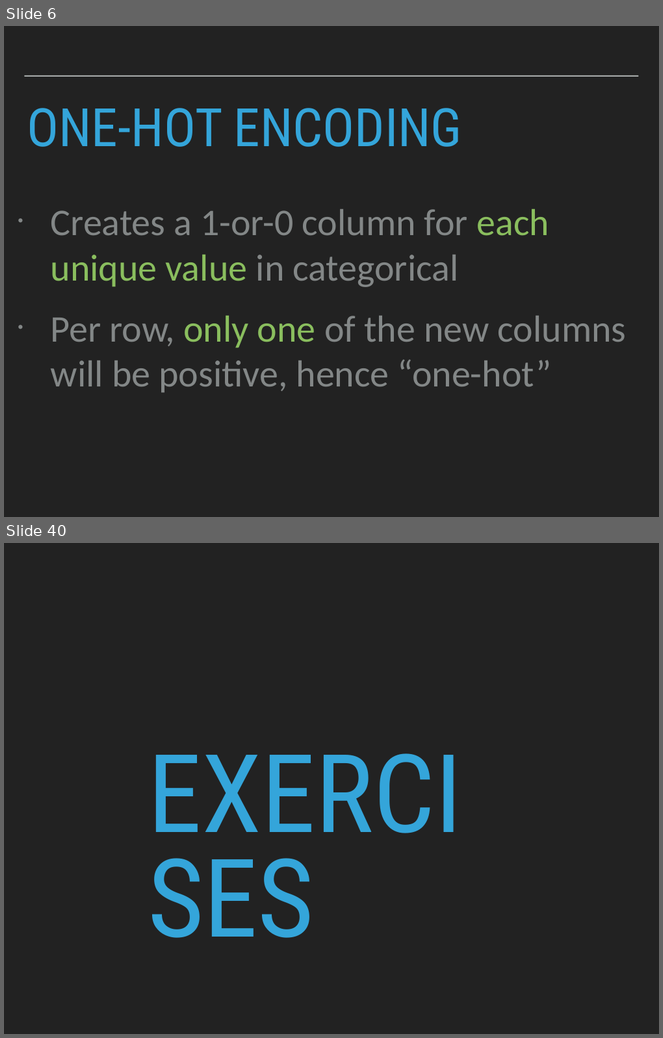
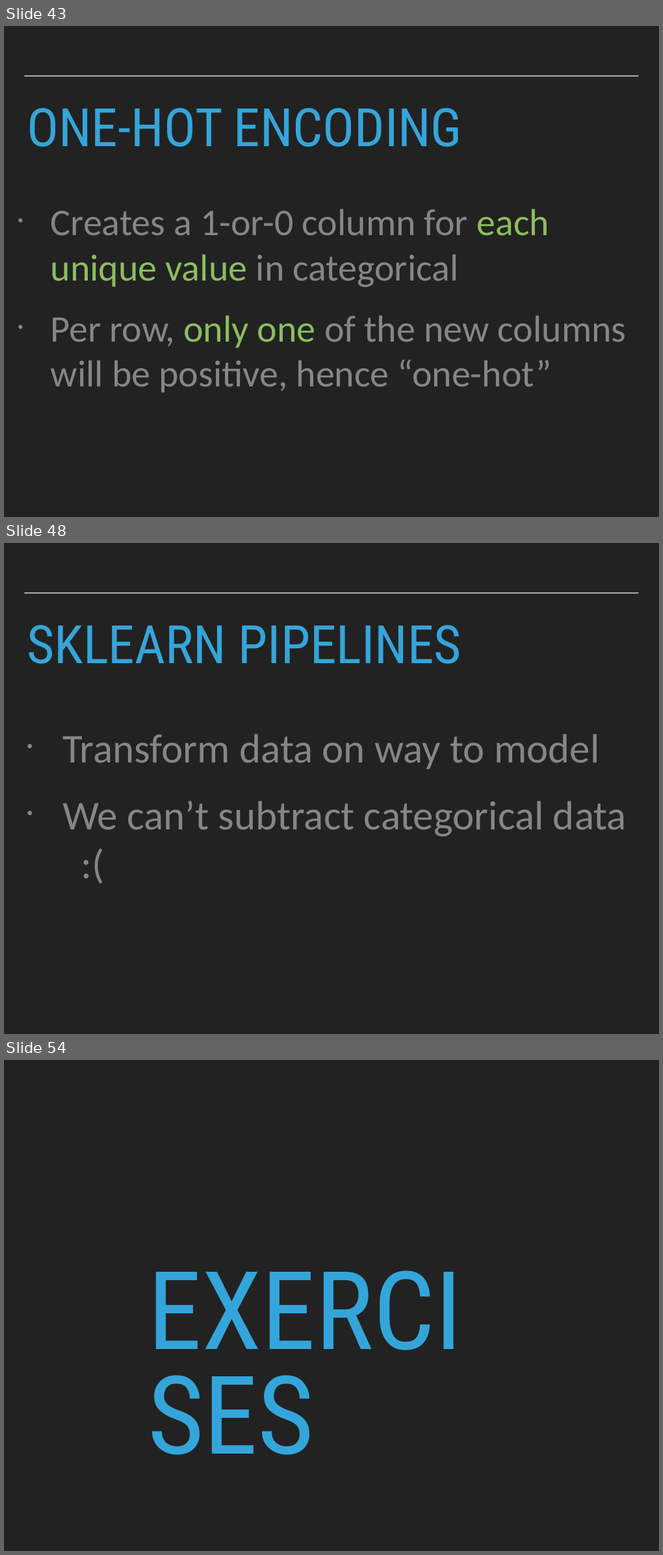
Before and after one commit to patricks1/noble-machine-learning, a slide deck: Session2/Session2_Slides.pptx. Shown one above the other, each under a label of ours: slides 6 and 40 before the commit, slides 43, 48 and 54 after it; the slides between them are not shown. The pictures are 663x1038 and 663x1555 pixels, drawn with LibreOffice and Linux fonts; fonts in the diff are those of the drawing. Boxes give left, top, right and bottom in pixels: in the first picture for what was removed or moved away, otherwise in the second. Text is boxed around its words. In the diff, an @@ line names an element or a change of style, - is before the commit and + after.

```diff
--- a/Session2/Session2_Slides.pptx
+++ b/Session2/Session2_Slides.pptx
@@ slide 48 added at <box>4,543,659,1034</box>, background #222222; not listed: 1 template element that a slide beside it also shows @@
@@ title added at <box>27,625,462,664</box>, 82.8 pt, text #34A5DA @@
+SKLEARN PIPELINES
@@ text added at <box>62,734,627,837</box>, 64 pt, text #838787 @@
+• Transform data on way to model
+• We can’t subtract categorical data :(
@@ what was slide 6 is now slide 43 @@
@@ what was slide 40 is now slide 54 @@
```
Also in this commit, not shown: 4 slides changed, 38 other slides added, 25 slides removed, 3 other files.
